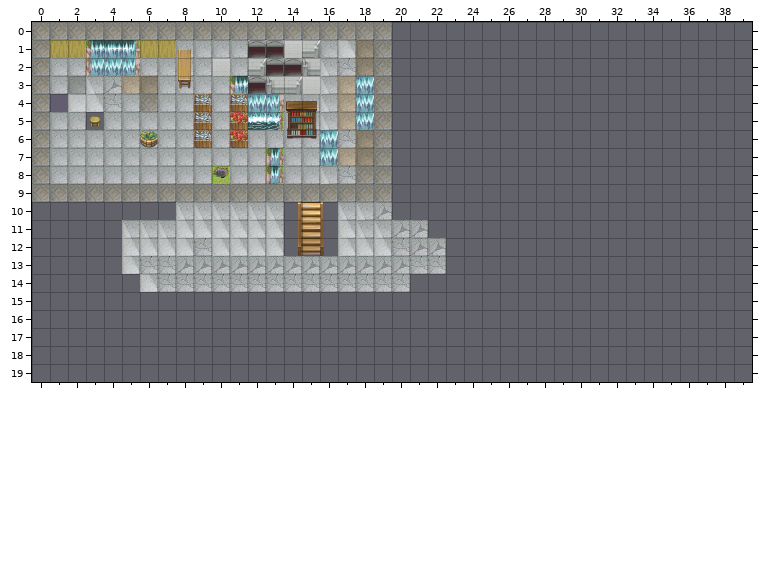
Tiled map: core/assets/desert1.tmx. The picture above was drawn from the file before the commit.
Cells are 32x32 px. Shown: x 0..39, y 0..19.
And afterwards:
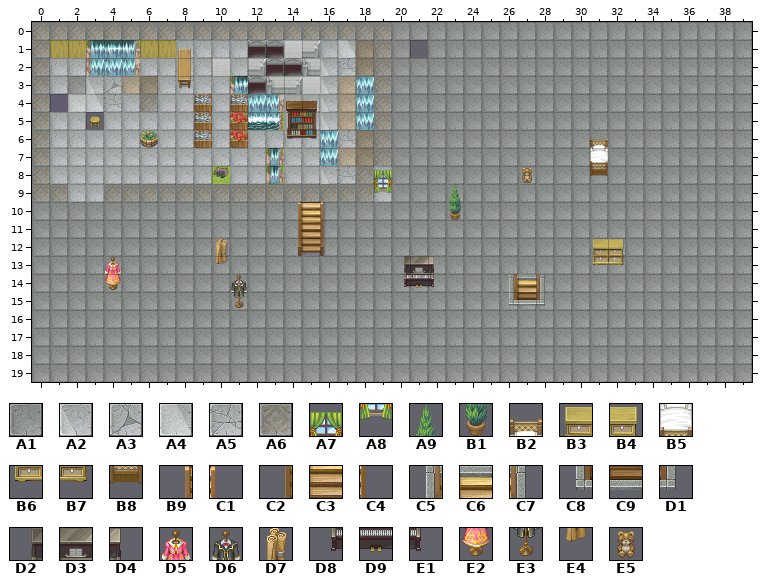
Key: from "town1": A1 1, A2 2, A3 3, A4 10, A5 11, A6 13, A7 39, A8 47, A9 62, B1 70, B2 71, B3 76, B4 77, B5 79, B6 84, B7 85, B8 87, B9 104, C1 106, C2 112, C3 113, C4 114, C5 115, C6 116, C7 117, C8 123, C9 124, D1 125, D2 152, D3 153, D4 154, D5 155, D6 156, D7 157, D8 160, D9 161, E1 162, E2 163, E3 164, E4 165, E5 166.
__ is an empty cell, ## one hidden under a higher layer, .. an unchanged one.
What changed:
--- layer "块层 1"
@@ x 0..39 @@
- 0 .. .. .. .. .. .. .. .. .. .. .. .. .. .. .. .. .. .. .. .. __ __ __ __ __ __ __ __ __ __ __ __ __ __ __ __ __ __ __ __
- 1 .. .. .. .. .. .. .. .. .. .. .. .. .. .. .. .. .. .. .. .. __ .. __ __ __ __ __ __ __ __ __ __ __ __ __ __ __ __ __ __
- 2 .. .. .. .. .. .. .. .. .. .. .. .. .. .. .. .. .. .. .. .. __ __ __ __ __ __ __ __ __ __ __ __ __ __ __ __ __ __ __ __
- 3 .. .. .. .. .. .. .. .. .. .. .. .. .. .. .. .. .. .. .. .. __ __ __ __ __ __ __ __ __ __ __ __ __ __ __ __ __ __ __ __
- 4 .. .. .. .. .. .. .. .. .. .. .. .. .. .. .. .. .. .. .. .. __ __ __ __ __ __ __ __ __ __ __ __ __ __ __ __ __ __ __ __
- 5 .. .. .. .. .. .. .. .. .. .. .. .. .. .. .. .. .. .. .. .. __ __ __ __ __ __ __ __ __ __ __ __ __ __ __ __ __ __ __ __
- 6 .. .. .. .. .. .. .. .. .. .. .. .. .. .. .. .. .. .. .. .. __ __ __ __ __ __ __ __ __ __ __ __ __ __ __ __ __ __ __ __
- 7 .. .. .. .. .. .. .. .. .. .. .. .. .. .. .. .. .. .. .. .. __ __ __ __ __ __ __ __ __ __ __ .. __ __ __ __ __ __ __ __
- 8 .. .. .. .. .. .. .. .. .. .. .. .. .. .. .. .. .. .. .. .. __ __ __ __ __ __ __ __ __ __ __ __ __ __ __ __ __ __ __ __
- 9 .. .. .. .. .. .. .. .. .. .. .. .. .. .. .. .. .. .. .. .. __ __ __ __ __ __ __ __ __ __ __ __ __ __ __ __ __ __ __ __
-10 __ __ __ __ __ __ __ __ __ __ __ __ __ __ __ .. __ __ __ __ __ __ __ __ __ __ __ __ __ __ __ __ __ __ __ __ __ __ __ __
-11 __ __ __ __ __ __ __ __ __ __ __ __ __ __ B9 .. C1 __ __ __ __ __ __ __ __ __ __ __ __ __ __ __ __ __ __ __ __ __ __ __
-12 __ __ __ __ __ __ __ __ __ __ __ __ __ __ C2 C3 C4 __ __ __ __ __ __ __ __ __ __ __ __ __ __ __ __ __ __ __ __ __ __ __
-13 __ __ __ __ __ __ __ __ __ __ __ __ __ __ ## ## ## __ __ __ __ .. __ __ __ __ __ __ __ __ __ __ __ __ __ __ __ __ __ __
-14 __ __ __ __ __ __ __ __ __ __ __ __ __ __ __ __ __ __ __ __ __ __ __ __ __ __ __ .. __ __ __ __ __ __ __ __ __ __ __ __
-15 __ __ __ __ __ __ __ __ __ __ __ __ __ __ __ __ __ __ __ __ __ __ __ __ __ __ __ __ __ __ __ __ __ __ __ __ __ __ __ __
-16 __ __ __ __ __ __ __ __ __ __ __ __ __ __ __ __ __ __ __ __ __ __ __ __ __ __ __ __ __ __ __ __ __ __ __ __ __ __ __ __
-17 __ __ __ __ __ __ __ __ __ __ __ __ __ __ __ __ __ __ __ __ __ __ __ __ __ __ __ __ __ __ __ __ __ __ __ __ __ __ __ __
-18 __ __ __ __ __ __ __ __ __ __ __ __ __ __ __ __ __ __ __ __ __ __ __ __ __ __ __ __ __ __ __ __ __ __ __ __ __ __ __ __
-19 __ __ __ __ __ __ __ __ __ __ __ __ __ __ __ __ __ __ __ __ __ __ __ __ __ __ __ __ __ __ __ __ __ __ __ __ __ __ __ __
+ 0 .. .. .. .. .. .. .. .. .. .. .. .. .. .. .. .. .. .. .. .. A1 A1 A1 A1 A1 A1 A1 A1 A1 A1 A1 A1 A1 A1 A1 A1 A1 A1 A1 A1
+ 1 .. .. .. .. .. .. .. .. .. .. .. .. .. .. .. .. .. .. .. .. A1 .. A1 A1 A1 A1 A1 A1 A1 A1 A1 A1 A1 A1 A1 A1 A1 A1 A1 A1
+ 2 .. .. .. .. .. .. .. .. .. .. .. .. .. .. .. .. .. .. .. .. A1 A1 A1 A1 A1 A1 A1 A1 A1 A1 A1 A1 A1 A1 A1 A1 A1 A1 A1 A1
+ 3 .. .. .. .. .. .. .. .. .. .. .. .. .. .. .. .. .. .. .. .. A1 A1 A1 A1 A1 A1 A1 A1 A1 A1 A1 A1 A1 A1 A1 A1 A1 A1 A1 A1
+ 4 .. .. .. .. .. .. .. .. .. .. .. .. .. .. .. .. .. .. .. .. A1 A1 A1 A1 A1 A1 A1 A1 A1 A1 A1 A1 A1 A1 A1 A1 A1 A1 A1 A1
+ 5 .. .. .. .. .. .. .. .. .. .. .. .. .. .. .. .. .. .. .. .. A1 A1 A1 A1 A1 A1 A1 A1 A1 A1 A1 A1 A1 A1 A1 A1 A1 A1 A1 A1
+ 6 .. .. .. .. .. .. .. .. .. .. .. .. .. .. .. .. .. .. .. .. A1 A1 A1 A1 A1 A1 A1 A1 A1 A1 A1 A1 A1 A1 A1 A1 A1 A1 A1 A1
+ 7 .. .. .. .. .. .. .. .. .. .. .. .. .. .. .. .. .. .. .. .. A1 A1 A1 A1 A1 A1 A1 A1 A1 A1 A1 .. A1 A1 A1 A1 A1 A1 A1 A1
+ 8 .. .. .. .. .. .. .. .. .. .. .. .. .. .. .. .. .. .. .. .. A1 A1 A1 A1 A1 A1 A1 A1 A1 A1 A1 A1 A1 A1 A1 A1 A1 A1 A1 A1
+ 9 .. .. .. .. .. .. .. .. .. .. .. .. .. .. .. .. .. .. .. .. A1 A1 A1 A1 A1 A1 A1 A1 A1 A1 A1 A1 A1 A1 A1 A1 A1 A1 A1 A1
+10 A1 A1 A1 A1 A1 A1 A1 A1 A1 A1 A1 A1 A1 A1 A1 .. A1 A1 A1 A1 A1 A1 A1 A1 A1 A1 A1 A1 A1 A1 A1 A1 A1 A1 A1 A1 A1 A1 A1 A1
+11 A1 A1 A1 A1 A1 A1 A1 A1 A1 A1 A1 A1 A1 A1 A1 .. A1 A1 A1 A1 A1 A1 A1 A1 A1 A1 A1 A1 A1 A1 A1 A1 A1 A1 A1 A1 A1 A1 A1 A1
+12 A1 A1 A1 A1 A1 A1 A1 A1 A1 A1 A1 A1 A1 A1 A1 A1 A1 A1 A1 A1 A1 A1 A1 A1 A1 A1 A1 A1 A1 A1 A1 A1 A1 A1 A1 A1 A1 A1 A1 A1
+13 A1 A1 A1 A1 A1 A1 A1 A1 A1 A1 A1 A1 A1 A1 A1 A1 A1 A1 A1 A1 A1 .. A1 A1 A1 A1 A1 A1 A1 A1 A1 A1 A1 A1 A1 A1 A1 A1 A1 A1
+14 A1 A1 A1 A1 A1 A1 A1 A1 A1 A1 A1 A1 A1 A1 A1 A1 A1 A1 A1 A1 A1 A1 A1 A1 A1 A1 A1 .. A1 A1 A1 A1 A1 A1 A1 A1 A1 A1 A1 A1
+15 A1 A1 A1 A1 A1 A1 A1 A1 A1 A1 A1 A1 A1 A1 A1 A1 A1 A1 A1 A1 A1 A1 A1 A1 A1 A1 A1 A1 A1 A1 A1 A1 A1 A1 A1 A1 A1 A1 A1 A1
+16 A1 A1 A1 A1 A1 A1 A1 A1 A1 A1 A1 A1 A1 A1 A1 A1 A1 A1 A1 A1 A1 A1 A1 A1 A1 A1 A1 A1 A1 A1 A1 A1 A1 A1 A1 A1 A1 A1 A1 A1
+17 A1 A1 A1 A1 A1 A1 A1 A1 A1 A1 A1 A1 A1 A1 A1 A1 A1 A1 A1 A1 A1 A1 A1 A1 A1 A1 A1 A1 A1 A1 A1 A1 A1 A1 A1 A1 A1 A1 A1 A1
+18 A1 A1 A1 A1 A1 A1 A1 A1 A1 A1 A1 A1 A1 A1 A1 A1 A1 A1 A1 A1 A1 A1 A1 A1 A1 A1 A1 A1 A1 A1 A1 A1 A1 A1 A1 A1 A1 A1 A1 A1
+19 A1 A1 A1 A1 A1 A1 A1 A1 A1 A1 A1 A1 A1 A1 A1 A1 A1 A1 A1 A1 A1 A1 A1 A1 A1 A1 A1 A1 A1 A1 A1 A1 A1 A1 A1 A1 A1 A1 A1 A1
--- layer "块层 2"
@@ x 2..32 @@
- 6 .. .. .. .. .. .. .. .. .. .. .. .. .. .. .. .. .. .. .. .. .. .. .. .. .. .. .. .. .. __ ..
- 7 .. .. .. .. .. .. .. .. .. .. .. .. .. .. .. .. .. .. .. .. .. .. .. .. .. .. .. .. .. __ ..
- 8 .. .. .. .. .. .. .. .. .. .. .. .. .. .. .. .. .. A6 .. .. .. .. .. .. .. __ .. .. .. __ ..
- 9 A6 A6 .. .. .. .. .. .. .. .. .. .. .. .. .. .. .. A6 .. .. .. __ .. .. .. .. .. .. .. .. ..
-10 .. .. .. .. .. .. A2 A2 A2 A2 A2 A2 .. .. .. A2 A2 A3 .. .. .. __ .. .. .. .. .. .. .. .. ..
-11 .. .. .. A2 A2 A2 A4 A4 A4 A4 A4 A4 .. .. .. A4 A2 A2 A3 A3 .. .. .. .. .. .. .. .. .. .. ..
-12 .. .. .. A4 A4 A4 A4 A5 A4 A4 A4 A4 .. .. .. A4 A4 A4 A5 A3 A3 .. .. .. .. .. .. .. .. __ __
-13 .. .. __ A4 A5 A5 A3 A3 A3 A3 A3 A3 A3 A3 A3 A3 A3 A3 A3 A5 A5 .. .. .. .. .. .. .. .. __ __
-14 .. .. __ .. A4 A5 A5 A5 A5 A5 A5 A5 A5 A5 A5 A5 A5 A5 A5 __ __ .. .. .. __ __ __ .. .. .. ..
-15 .. .. .. .. .. .. .. .. .. __ .. .. .. .. .. .. .. .. .. .. .. .. .. .. __ __ __ .. .. .. ..
+ 6 .. .. .. .. .. .. .. .. .. .. .. .. .. .. .. .. .. .. .. .. .. .. .. .. .. .. .. .. .. B2 ..
+ 7 .. .. .. .. .. .. .. .. .. .. .. .. .. .. .. .. .. .. .. .. .. .. .. .. .. .. .. .. .. B5 ..
+ 8 .. .. .. .. .. .. .. .. .. .. .. .. .. .. .. .. .. A7 .. .. .. .. .. .. .. E5 .. .. .. B8 ..
+ 9 __ __ .. .. .. .. .. .. .. .. .. .. .. .. .. .. .. A8 .. .. .. A9 .. .. .. .. .. .. .. .. ..
+10 .. .. .. .. .. .. __ __ __ __ __ __ .. .. .. __ __ __ .. .. .. B1 .. .. .. .. .. .. .. .. ..
+11 .. .. .. __ __ __ __ __ __ __ __ __ .. .. .. __ __ __ __ __ .. .. .. .. .. .. .. .. .. .. ..
+12 .. .. .. __ __ __ __ __ D7 __ __ __ .. .. .. __ __ __ __ __ __ .. .. .. .. .. .. .. .. B3 B4
+13 .. .. D5 __ __ __ __ __ E4 __ __ __ __ __ __ __ __ __ D2 D3 D4 .. .. .. .. .. .. .. .. B6 B7
+14 .. .. E2 .. __ __ __ __ __ D6 __ __ __ __ __ __ __ __ D8 D9 E1 .. .. .. C5 C6 C7 .. .. .. ..
+15 .. .. .. .. .. .. .. .. .. E3 .. .. .. .. .. .. .. .. .. .. .. .. .. .. C8 C9 D1 .. .. .. ..
Changed places in both pictures, as pixel boxes (x1, y1, x2, y2):
changed: (32, 22, 752, 382)
